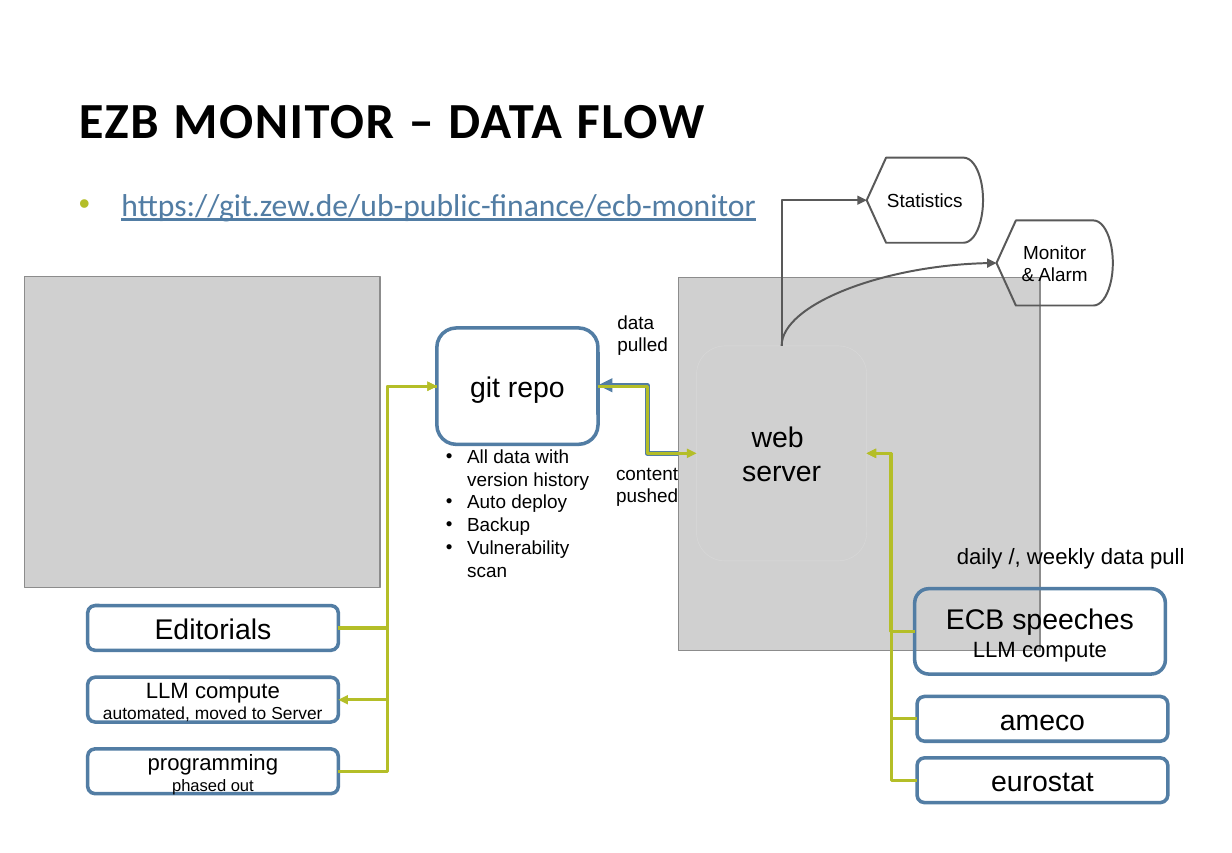
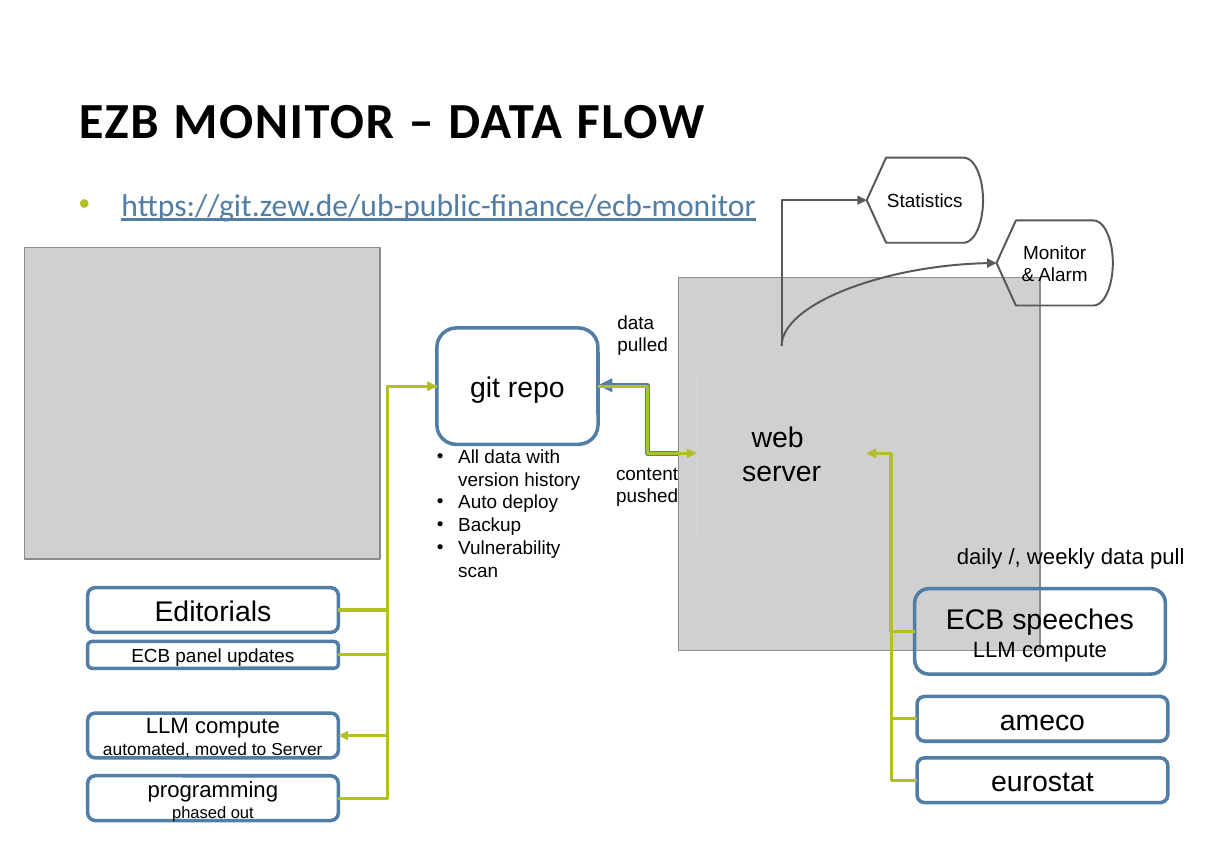
Before and after one commit to pbberlin/ecb-monitor-website, a slide deck: slide 3 of doc/architecture.pptx. Drawn at 1232x853 pixels with LibreOffice and Linux fonts; fonts in the diff are those of the drawing; grey boxes stand for pictures; background and template pictures are left out. Boxes give left, top, right and bottom in pixels: in the first picture for what was removed or moved away, otherwise in the second. Text is boxed around its words. In the diff, an @@ line names an element or a change of style, - is before the commit and + after.

```diff
--- a/doc/architecture.pptx
+++ b/doc/architecture.pptx
@@ picture: place and size @@
-picture at (25, 276, 380, 588)
+picture at (25, 248, 380, 560)
@@ elbow line moved from (339, 628) - (437, 387) to (339, 610) - (437, 387) @@
@@ elbow arrow moved from (437, 387) - (339, 771) to (437, 387) - (339, 799) @@
@@ elbow double arrow moved from (437, 387) - (339, 700) to (437, 387) - (339, 736) @@
@@ elbow line added from (339, 655) to (437, 387), #B4BE28 2 pt @@
@@ text "All data with version history": place and size @@
-text "All data with version history" at (467, 449, 589, 578)
+text "All data with version history" at (458, 449, 580, 578)
@@ rounded rectangle "Editorials": place and size @@
-rounded rectangle "Editorials" at (88, 605, 338, 650)
+rounded rectangle "Editorials" at (88, 588, 338, 632)
@@ rounded rectangle added at (88, 642, 338, 669), outline #527DA4 2.25 pt, 12 pt, text #000000 @@
+ECB panel updates
@@ rounded rectangle "LLM compute automated, moved to ...": place and size @@
-rounded rectangle "LLM compute automated, moved to ..." at (88, 677, 338, 721)
+rounded rectangle "LLM compute automated, moved to ..." at (88, 713, 338, 758)
@@ rounded rectangle "programming phased out": place and size @@
-rounded rectangle "programming phased out" at (88, 749, 338, 793)
+rounded rectangle "programming phased out" at (88, 776, 338, 820)
```
Also in this commit, not shown: 4 other files.
